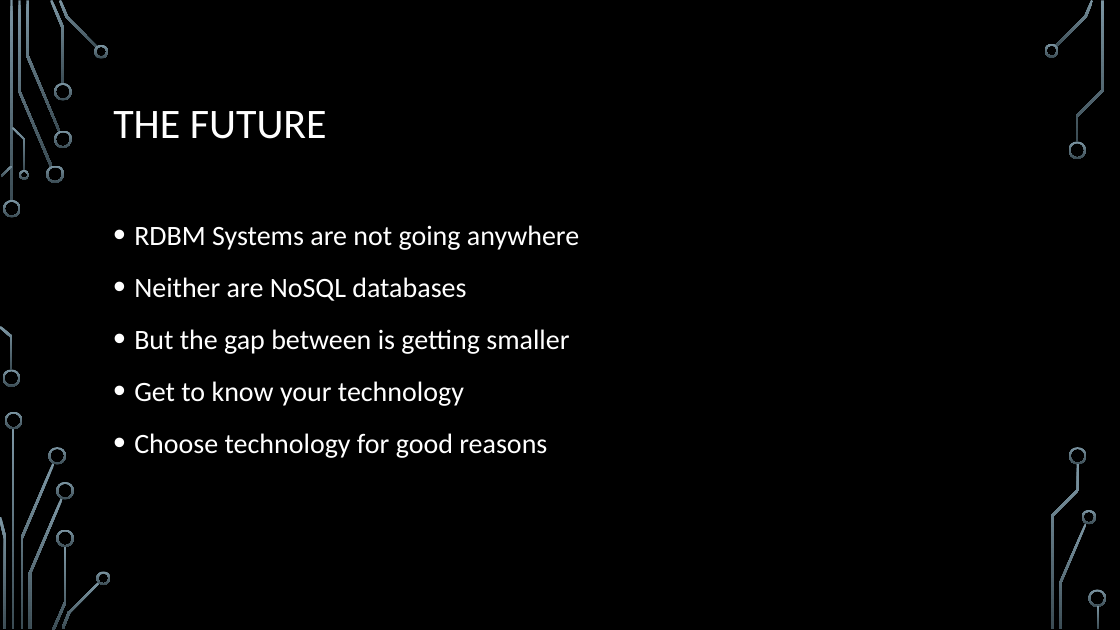
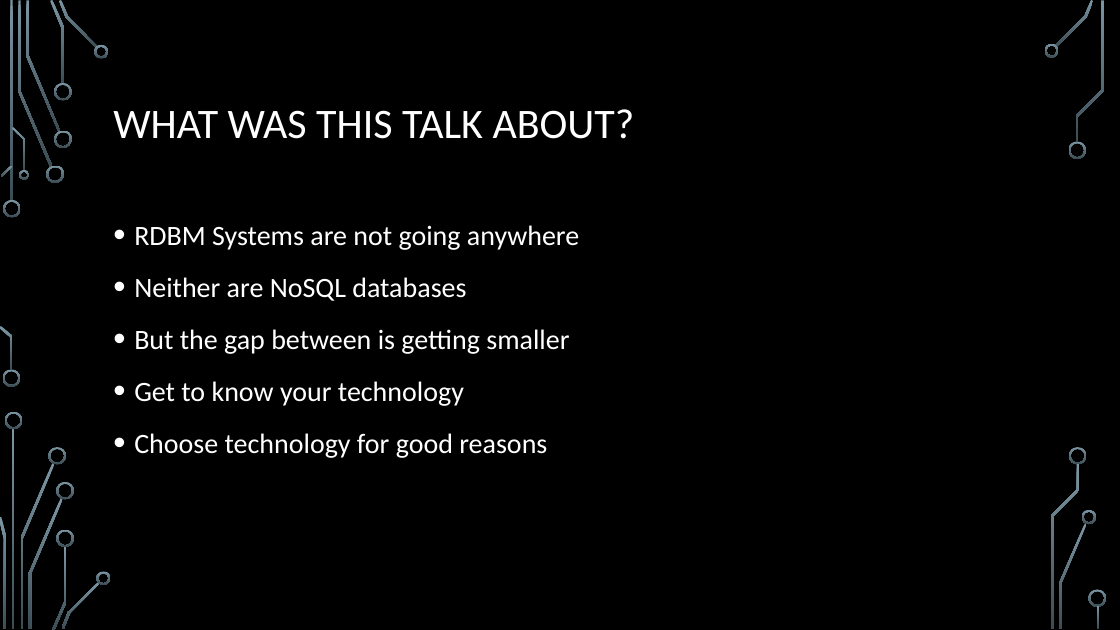
Before and after one commit to michalporeba/sharing, a slide deck: slide 15 of not-so-sql/Not So SQL Anymore v1.pptx. Drawn at 1120x630 pixels with LibreOffice and Linux fonts; fonts in the diff are those of the drawing; background and template pictures are left out. Boxes give left, top, right and bottom in pixels: in the first picture for what was removed or moved away, otherwise in the second. Text is boxed around its words. In the diff, an @@ line names an element or a change of style, - is before the commit and + after.

```diff
--- a/not-so-sql/Not So SQL Anymore v1.pptx
+++ b/not-so-sql/Not So SQL Anymore v1.pptx
@@ title at (113, 109, 635, 139): text changed @@
-THE FUTURE
+WHAT WAS THIS TALK ABOUT?
```
Also in this commit, not shown: 1 other slide changed, 1 slide added, 4 other files.
